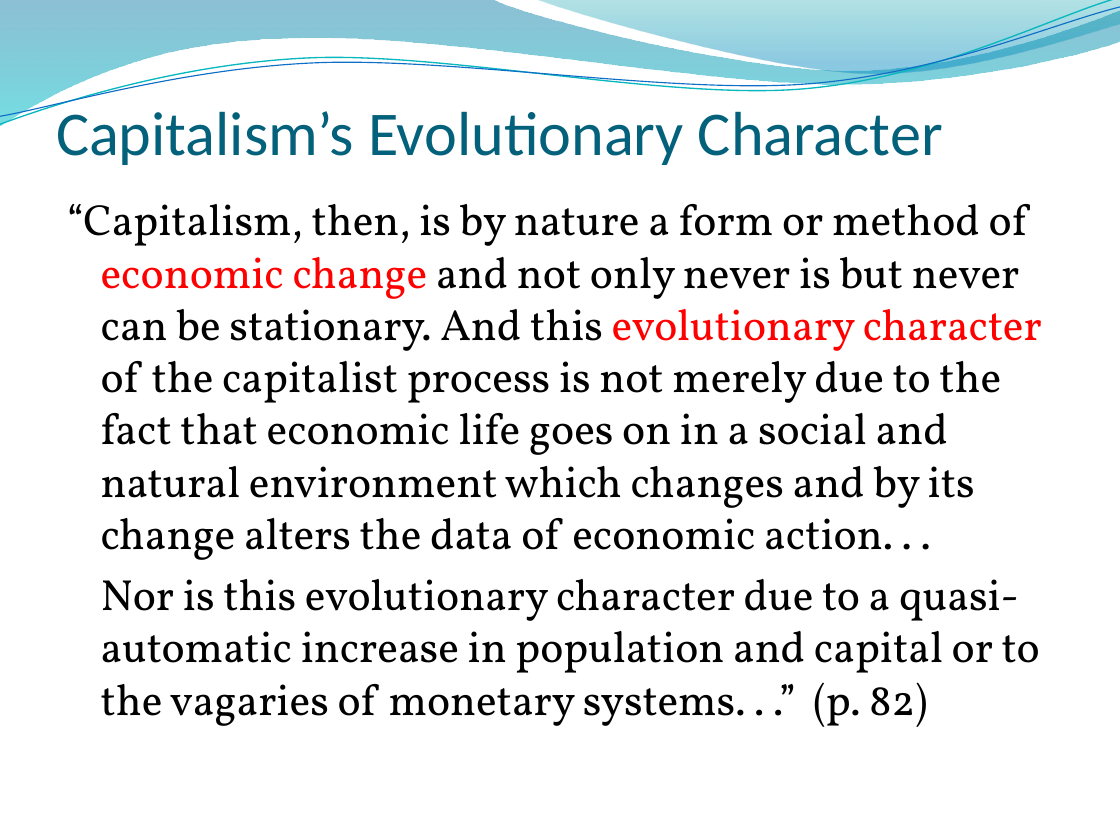
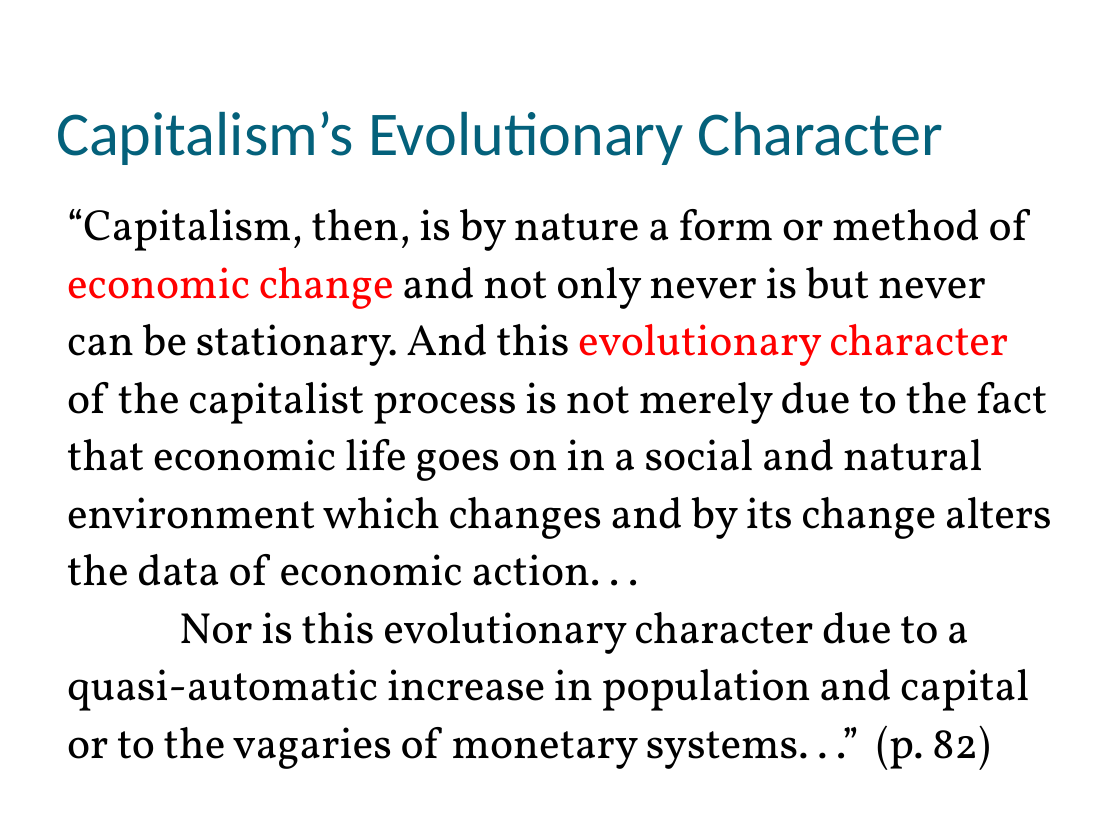
Before and after one commit to muff1nman/ClassNotes, a slide deck: slide 9 of Econ/PPT/S13_Lecture_8.pptx. Drawn at 1120x840 pixels with LibreOffice and Linux fonts; fonts in the diff are those of the drawing; background and template pictures are left out. Boxes give left, top, right and bottom in pixels: in the first picture for what was removed or moved away, otherwise in the second. Text is boxed around its words. In the diff, an @@ line names an element or a change of style, - is before the commit and + after.

```diff
--- a/Econ/PPT/S13_Lecture_8.pptx
+++ b/Econ/PPT/S13_Lecture_8.pptx
@@ freeform shape removed at bbox=[0, 0, 1120, 127] @@
@@ freeform shape removed at bbox=[0, 0, 1120, 131] @@
@@ freeform shape removed at bbox=[0, 7, 1120, 125] @@
@@ freeform shape removed at bbox=[536, 0, 1120, 77] @@
@@ text "“Capitalism, then, is by nature ..." at bbox=[67, 209, 1052, 770]: indent changed; line spacing 1 to 1.1; less space between paragraphs @@
```
Also in this commit, not shown: 19 other slides changed, 12 other files.
